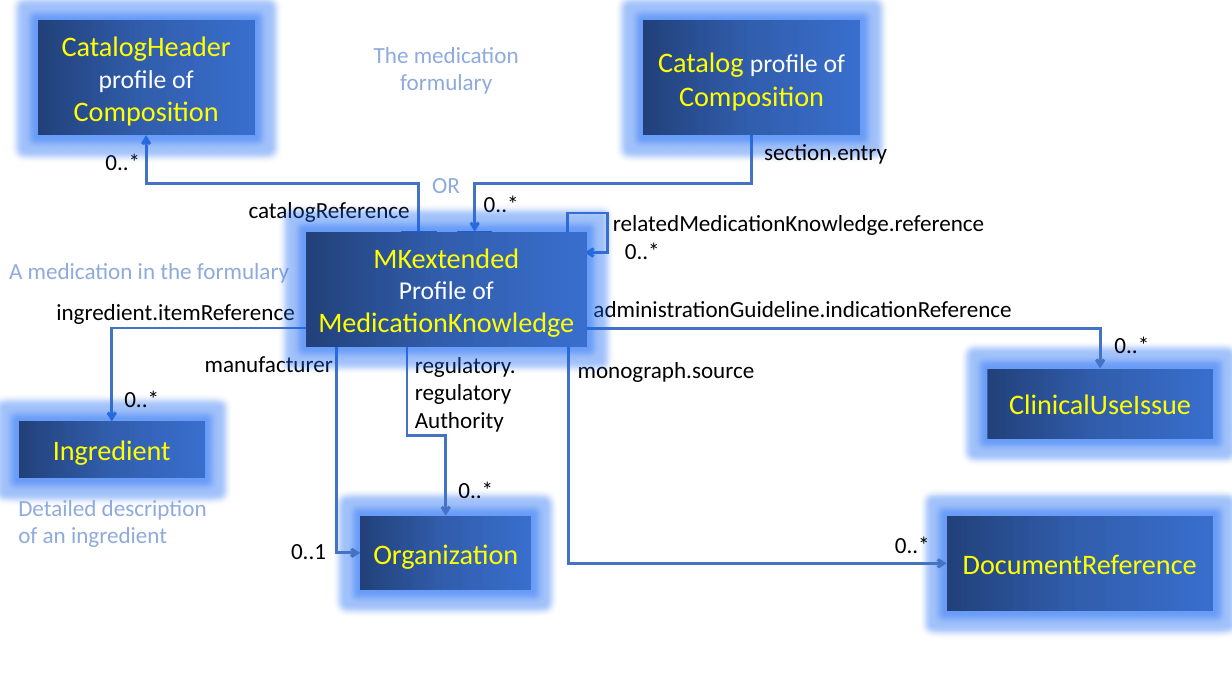
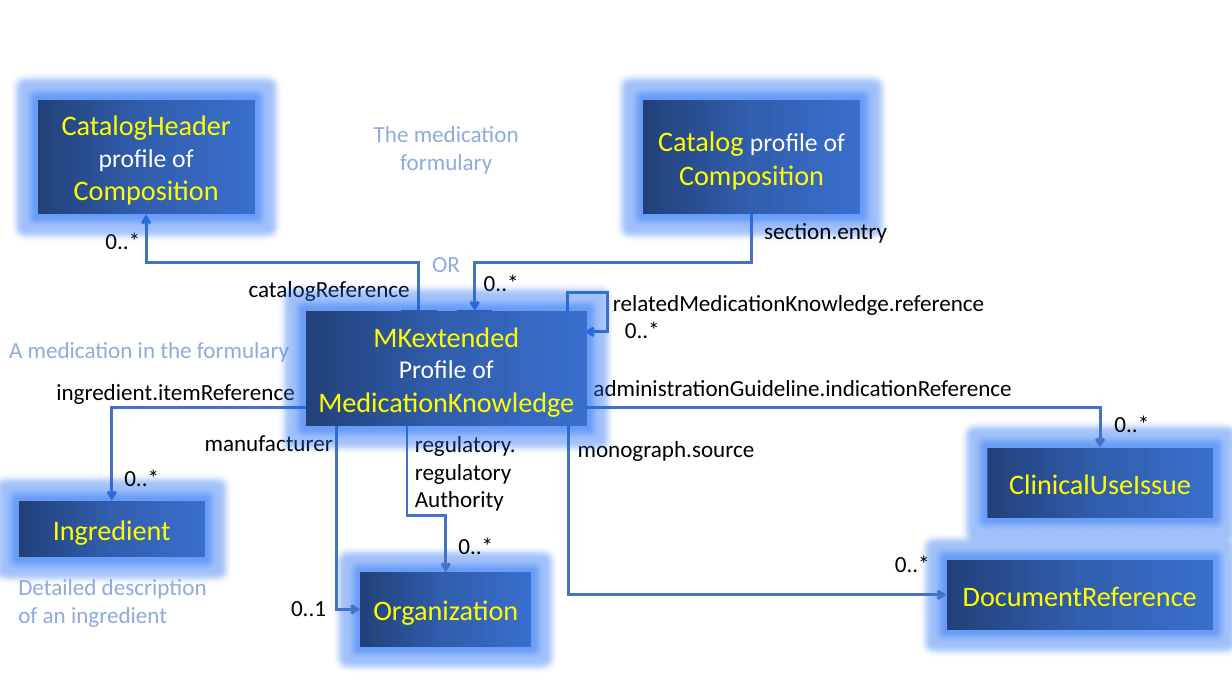
Before and after one commit to HL7/fhir-order-catalog, a slide deck: slide 1 of input/images-source/MedFormulary.pptx. Drawn at 1232x693 pixels with LibreOffice and Linux fonts; fonts in the diff are those of the drawing. Boxes give left, top, right and bottom in pixels: in the first picture for what was removed or moved away, otherwise in the second. Text is boxed around its words. In the diff, an @@ line names an element or a change of style, - is before the commit and + after.

```diff
--- a/input/images-source/MedFormulary.pptx
+++ b/input/images-source/MedFormulary.pptx
@@ 17 texts, 11 rectangles, 5 elbow arrows: place and size @@
-17 texts, 11 rectangles, 5 elbow arrows at (9,20,1213,547)
+17 texts, 11 rectangles, 5 elbow arrows at (9,100,1213,627)
@@ elbow arrow moved from (336, 345) - (360, 553) to (336, 423) - (360, 610) @@
@@ elbow arrow moved from (408, 345) - (445, 516) to (408, 423) - (445, 572) @@
@@ elbow arrow moved from (568, 345) - (946, 564) to (568, 424) - (946, 595) @@
@@ 2 texts, 1 rectangle: place and size @@
-2 texts, 1 rectangle at (291,481,531,590)
+2 texts, 1 rectangle at (291,537,531,646)
@@ text "0..*": place and size @@
-text "0..*" at (895,534,930,560)
+text "0..*" at (895,553,930,579)
@@ rectangle "DocumentReference": place and size @@
-rectangle "DocumentReference" at (946,516,1213,611)
+rectangle "DocumentReference" at (946,560,1213,630)
```
Also in this commit, not shown: 1 other file.
